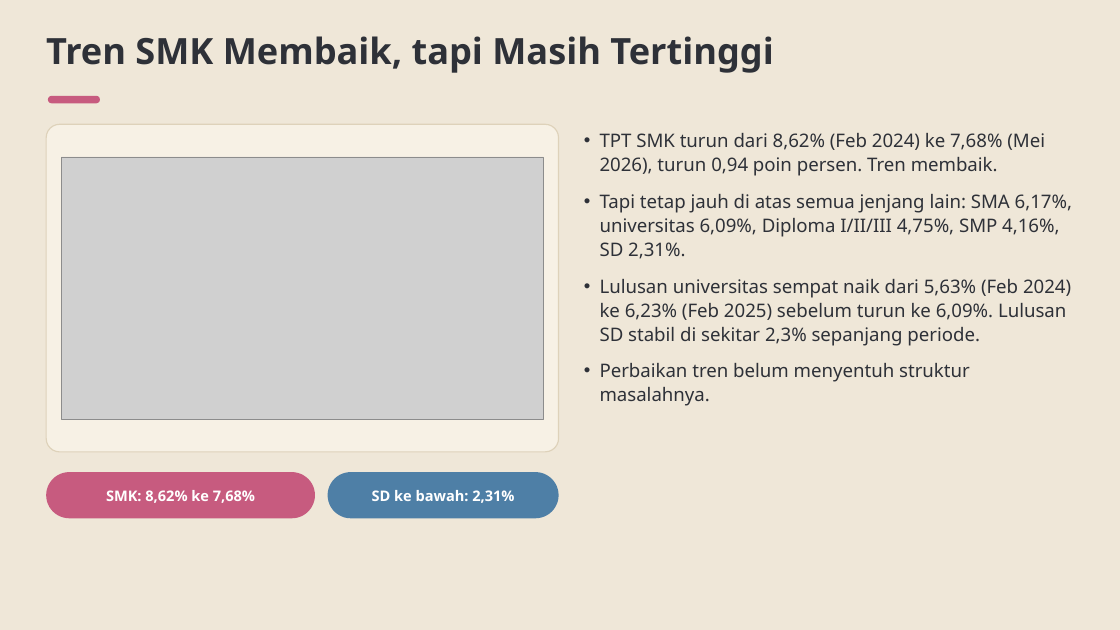
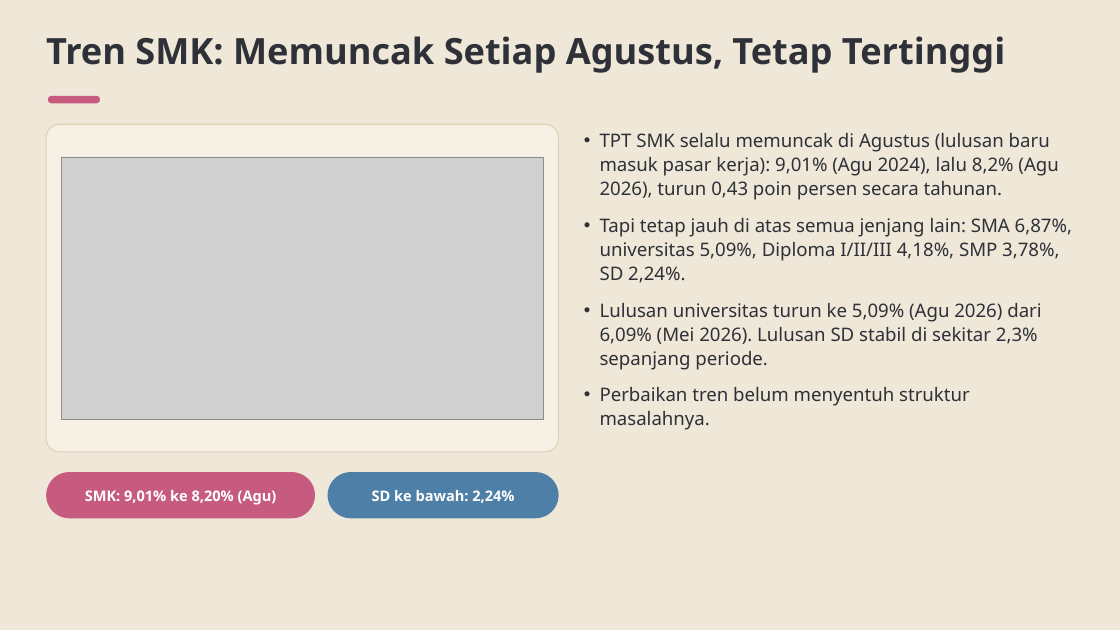
Before and after one commit to baghizash/pengangguran-indonesia-2026, a slide deck: slide 5 of Portofolio-Analisis-Pengangguran-2026.pptx. Drawn at 1120x630 pixels with LibreOffice and Linux fonts; fonts in the diff are those of the drawing; grey boxes stand for pictures. Boxes give left, top, right and bottom in pixels: in the first picture for what was removed or moved away, otherwise in the second. Text is boxed around its words. In the diff, an @@ line names an element or a change of style, - is before the commit and + after.

Commit message:
Update Sakernas Agustus 2026: Portofolio-Analisis-Pengangguran-2026.pptx

```diff
--- a/Portofolio-Analisis-Pengangguran-2026.pptx
+++ b/Portofolio-Analisis-Pengangguran-2026.pptx
@@ text at [46,36,1005,73]: text changed @@
-Tren SMK Membaik, tapi Masih Tertinggi
+Tren SMK: Memuncak Setiap Agustus, Tetap Tertinggi
@@ text at [600,133,1072,370]: text changed @@
-• TPT SMK turun dari 8,62% (Feb 2024) ke 7,68% (Mei 2026), turun 0,94 poin persen. Tren membaik.
-• Tapi tetap jauh di atas semua jenjang lain: SMA 6,17%, universitas 6,09%, Diploma I/II/III 4,75%, SMP 4,16%, SD 2,31%.
-• Lulusan universitas sempat naik dari 5,63% (Feb 2024) ke 6,23% (Feb 2025) sebelum turun ke 6,09%. Lulusan SD stabil di sekitar 2,3% sepanjang periode.
+• TPT SMK selalu memuncak di Agustus (lulusan baru masuk pasar kerja): 9,01% (Agu 2024), lalu 8,2% (Agu 2026), turun 0,43 poin persen secara tahunan.
+• Tapi tetap jauh di atas semua jenjang lain: SMA 6,87%, universitas 5,09%, Diploma I/II/III 4,18%, SMP 3,78%, SD 2,24%.
+• Lulusan universitas turun ke 5,09% (Agu 2026) dari 6,09% (Mei 2026). Lulusan SD stabil di sekitar 2,3% sepanjang periode.
@@ text at [85,490,277,505]: text changed @@
-SMK: 8,62% ke 7,68%
+SMK: 9,01% ke 8,20% (Agu)
@@ text at [372,490,514,503]: text changed @@
-SD ke bawah: 2,31%
+SD ke bawah: 2,24%
```
Also in this commit, not shown: 9 other slides changed.
